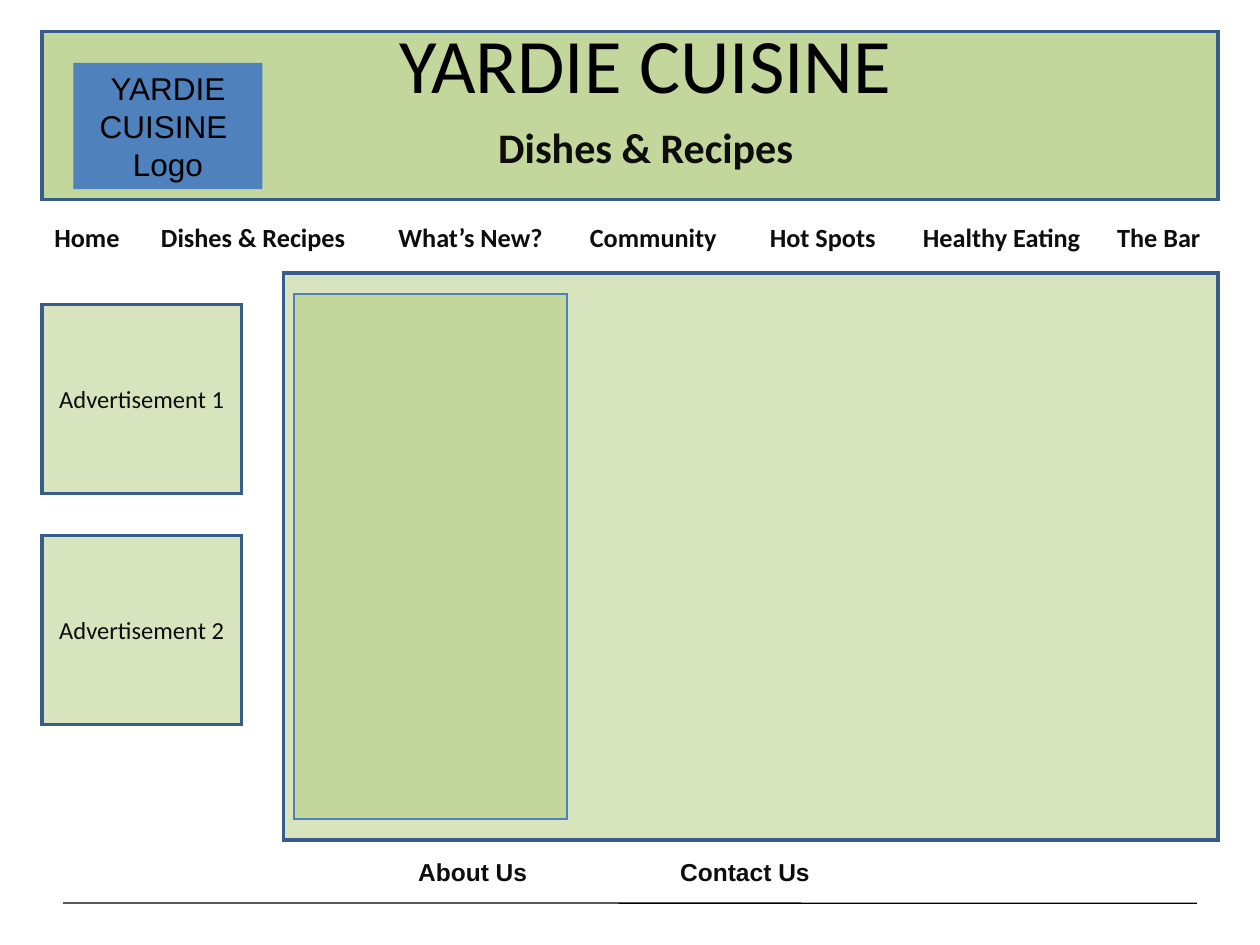
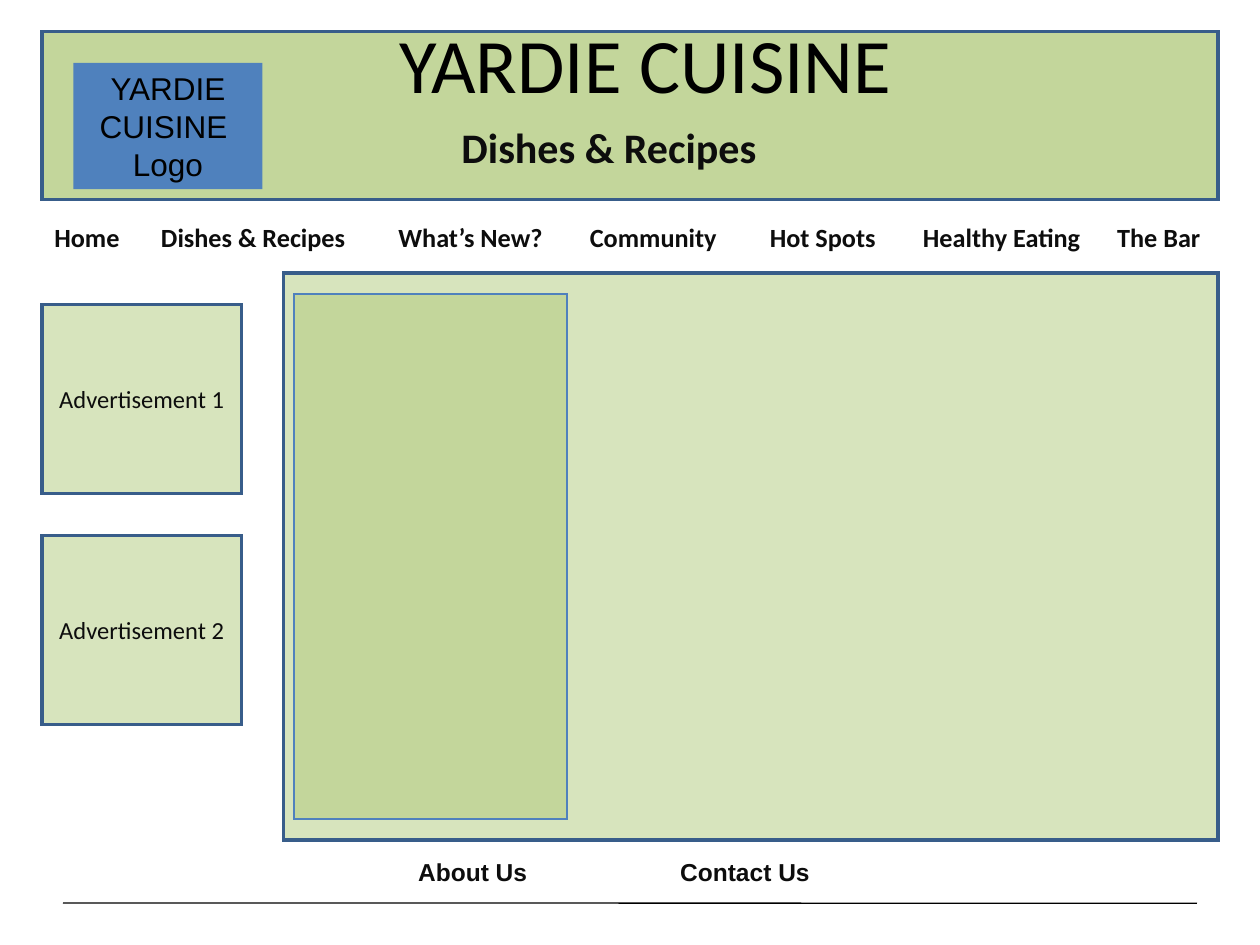
Before and after one commit to jayrulez/ourlib, a slide deck: slide 2 of trunk/Dale Web Tools/story board.ppt. Drawn at 1260x945 pixels with LibreOffice and Linux fonts; fonts in the diff are those of the drawing. Boxes give left, top, right and bottom in pixels: in the first picture for what was removed or moved away, otherwise in the second. Text is boxed around its words. In the diff, an @@ line names an element or a change of style, - is before the commit and + after.

```diff
--- a/trunk/Dale Web Tools/story board.ppt
+++ b/trunk/Dale Web Tools/story board.ppt
@@ text "Dishes & Recipes": place and size @@
-text "Dishes & Recipes" at box(498, 133, 793, 170)
+text "Dishes & Recipes" at box(461, 133, 756, 170)
```
Also in this commit, not shown: 2 other files.
